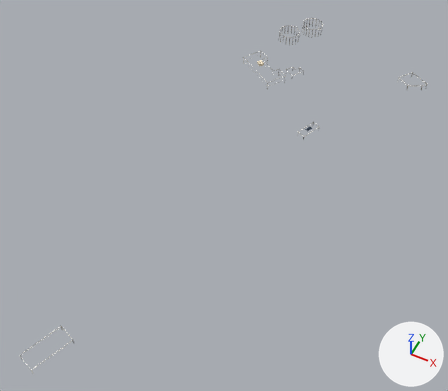
What one commit did to the glTF model public/tiles/lumiar/d_3_4.glb.
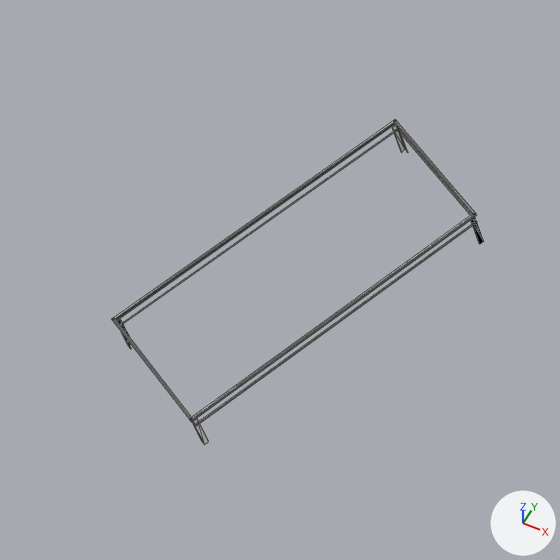
The first picture shows the older version from a camera (50 mm lens) standing at (-163.0, 6121.0, 516.0) and looking at (-333.0, 6460.0, 92.0). The close-ups show the older and then the newer version on the part from 1% to 19% of the width and 79% to 100% of the height of that picture. Only the edits that show in the close-ups are written down. Every picture has the same lights, and +X, +Y and +Z are marked at lower right. The close-ups show mesh edges as thin lines. Where no turn or scale is listed for an object, it has been applied to the vertices. Vertices at exactly the same position are counted once.

The first close-up shows 'detail'.
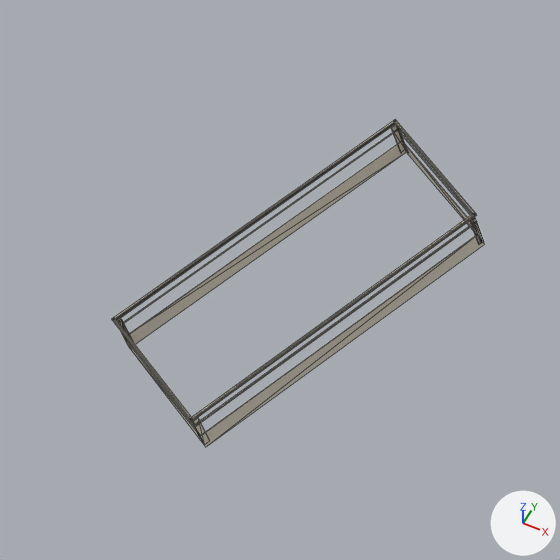
Changed parts and their boxes [x1, y1, x2, y2] in the close-ups (560 x 560 px; the box of a moved part takes in the faces that stretch with it):
```json
{"object": "detail", "change": "reshaped, moved", "before": [112, 120, 484, 445], "after": [112, 120, 484, 447]}
{"part": 1, "of": "me_detail", "change": "added", "after": [126, 141, 484, 447]}
{"part": 2, "of": "me_detail", "change": "moved or reshaped", "before": [112, 120, 483, 445], "after": [116, 124, 484, 445]}
{"part": 3, "of": "me_detail", "change": "recoloured", "before": [120, 130, 476, 422], "after": [120, 130, 476, 422]}
```

The change, as JSON lines over the scene's bpy script:
```json
{"block": "me_detail", "where": "# used by ob_detail; location = (-301.9, 6492.1, 105.4)"}
{"op": "remove", "block": "me_detail", "code": "me_detail.from_pydata(...)  # 1768 vertices, 1360 faces; spans x -96.0..96.0, y -252.0..252.0, z -7.0..7.0"}
{"op": "add", "block": "me_detail", "code": "me_detail.from_pydata(...)  # 1014 vertices, 834 faces; spans x -96.0..96.0, y -252.0..252.0, z -7.0..7.0"}
{"block": "me_detail", "change": "me_detail part 1: the loose piece of 16 vertices spanning x -88.0..-61.0, y -252.0..-214.0, z -2.0..-1.0 is copied, and the copy is scaled about its middle by (0.998, 0.999, 10.6), then moved by (0.0, 0.0, -4.0); it spans x -88.0..-61.0, y -252.0..-214.0, z -7.0..-4.0"}
{"block": "me_detail", "change": "me_detail part 2: 6 vertices moved within x -88.0..-61.0, y -252.0..-214.0, z -1.0; 20 vertices removed from x -89.0..-61.0, y -252.0..-214.0, z -6.0..0.0; 20 vertices added at x -88.0..-61.0, y -252.0..-214.0, z -6.0..0.0"}
{"block": "me_detail", "change": "me_detail part 3: 31 kept faces spanning x -88.0..96.0, y -252.0..226.0, z -6.0..4.0 get new vertex colours"}
{"block": "me_detail", "change": "other edits to the shape of me_detail do not show in these pictures"}
{"op": "set", "path": "ob_detail.location", "old": "(-301.9, 6492.1, 105.4)", "new": "(-302.0, 6492.1, 105.7)"}
```
